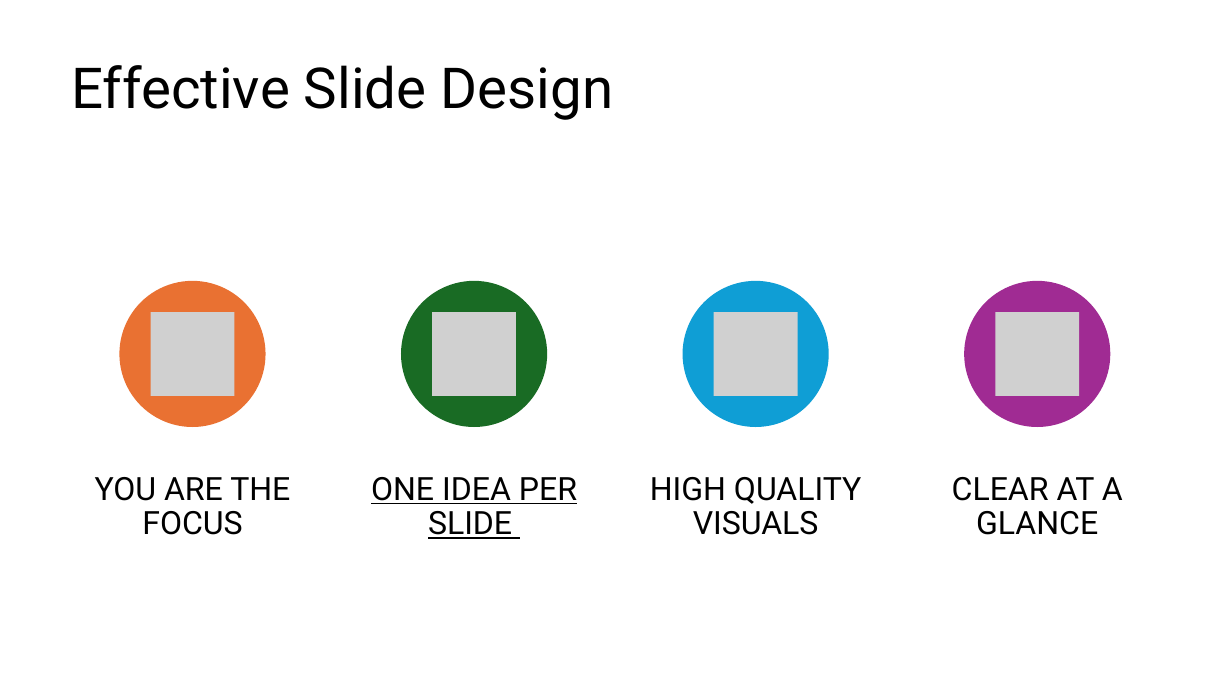
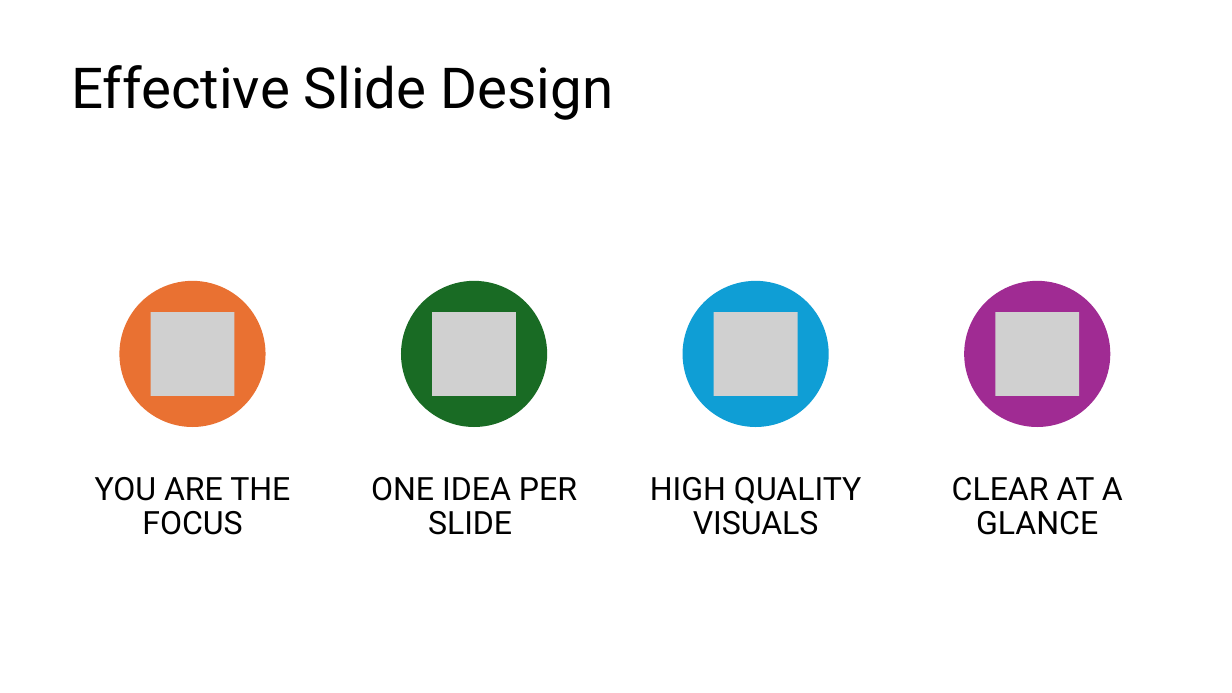
Before and after one commit to BridgesLab/FellowshipWorkshopDocuments, a slide deck: slide 9 of Documents/Slides/Effective Presentations.pptx. Drawn at 1232x693 pixels with LibreOffice and Linux fonts; fonts in the diff are those of the drawing; grey boxes stand for pictures. Boxes give left, top, right and bottom in pixels: in the first picture for what was removed or moved away, otherwise in the second. Text is boxed around its words. In the diff, an @@ line names an element or a change of style, - is before the commit and + after.

Commit message:
Finished slides for effective presentations

```diff
--- a/Documents/Slides/Effective Presentations.pptx
+++ b/Documents/Slides/Effective Presentations.pptx
@@ text "ONE IDEA PER SLIDE" at [371, 477, 577, 535]: underline off @@
```
Also in this commit, not shown: 2 other slides changed.
